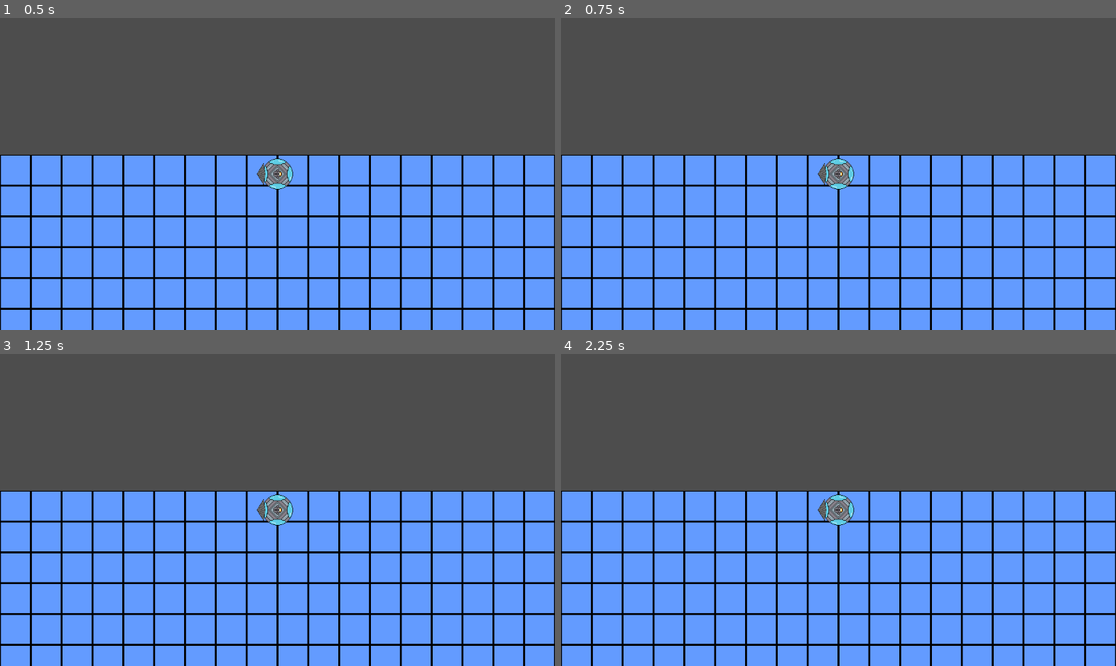
Above: before the commit, frames 1-4 (two rows, left to right).
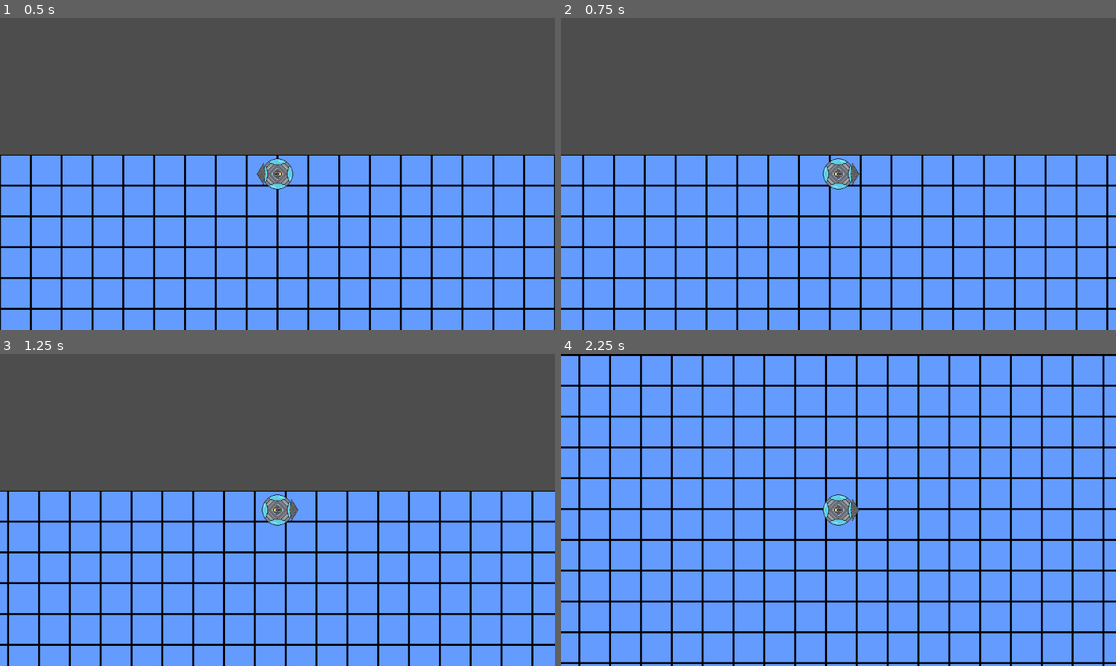
Above: after the commit, the same moments.

Repository: deruitda/ludum-dare-57
Game: Godot game, scene res://scenes/main.tscn
Same seed, same stepped clock (60 frames per second), same inputs: the game is played once before the commit and once after it.
Inputs:
- Up to frame 1 (0.5 s): no input
- Up to frame 2 (0.75 s): tap Enter at 0.5 s; hold D (move_right) from 0.53 s (still down)
- Up to frame 3 (1.25 s): keep holding D (move_right)
- Up to frame 4 (2.25 s): release D (move_right) at 1.28 s; hold S (move_down) 1.28-2.03 s; hold D (move_right) from 2.03 s (still down)

Frame 1 is identical in both runs. In frame 2, 8.1% of the frame differs, in the area x 0-100%, y 44-100%; in frame 3, 8.1%; in frame 4, 59%, in the area x 0-100%, y 0-100%.
Error before the commit: Parse Error: Could not find type "DrillPosition" in the current scope. (res://scenes/submarine/submarine_body.gd:3)

Commit message:
fixing sub

Diff:
--- a/scenes/submarine/submarine_body.gd
+++ b/scenes/submarine/submarine_body.gd
@@ -1,6 +1,5 @@
 extends CharacterBody2D
 @export var speed = 400
-@export var drill: DrillPosition
 @export var velocity_component: VelocityComponent
 
 @onready var direction_input: Vector2 = Vector2.ZERO
@@ -15,21 +14,21 @@
 	velocity_component.do_character_move(self)
 
 func apply_rotation() -> void:
-	var normal_x = velocity.x
+	var normal_x = direction_input.x
 	if normal_x < 0:
 		normal_x = normal_x * -1
 
-	var normal_y = velocity.y
+	var normal_y = direction_input.y
 	if normal_y < 0:
 		normal_y = normal_y * -1
 
 	if normal_y > normal_x:
-		if velocity.y > 0:
+		if direction_input.y > 0:
 			rotation_degrees = -90.0
 		else:
 			rotation_degrees = 90.0
 	elif normal_y < normal_y:
-		if velocity.x > 0:
+		if direction_input.x > 0:
 			rotation_degrees = 180.0
 		else:
 			rotation_degrees = 0.0
